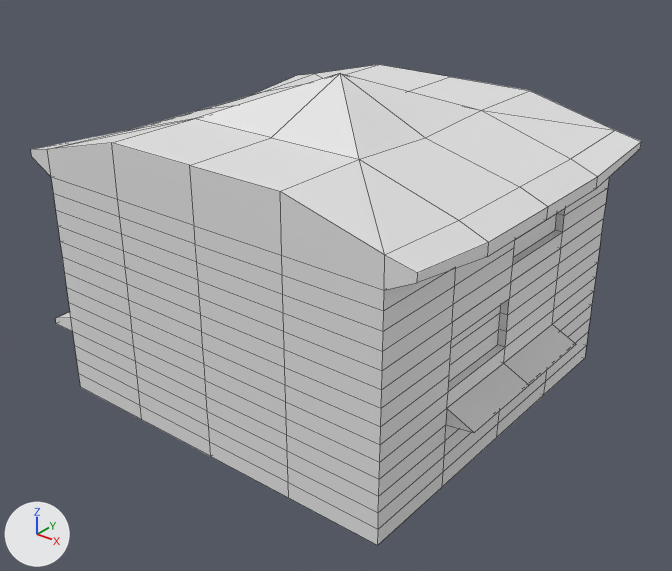
One commit to the FBX model Moped Mayhem v1.0/Assets/Meshes/Buildings/Envi_Building_China_002_Straight_002.fbx: the scene before it, then after it.
Rendered twice from a 50 mm lens placed at (19.5, -24.5, 18.9), pointed at (0.5, -0.8, 4.2). The axes (+X, +Y, +Z) are drawn at lower left. The lights are the same throughout. Mesh edges are drawn as thin lines. Materials are left out; every surface is plain grey. Where no turn or scale is listed for an object, it has been applied to the vertices.

The first picture shows 'Straight_Base', 'Straight_Mid', 'Straight_Roof'.
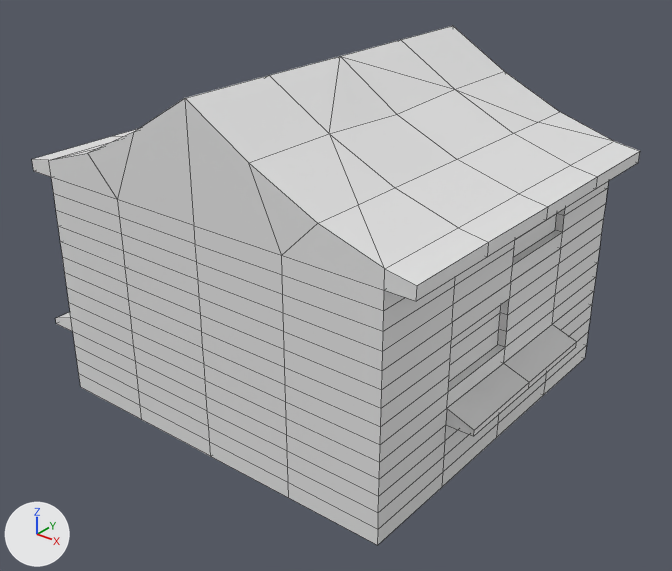
Edits to the bpy script that builds the scene:
```text
Change me_mesh:
    used by ob_straight_roof; location = (0.0, 0.0, 6.0)
    remove me_mesh.from_pydata(...)  # 146 vertices, 152 faces; spans x -8.0..8.0, y -7.0..7.0, z 0.0..5.7
    add me_mesh.from_pydata(...)  # 160 vertices, 168 faces; spans x -8.0..8.0, y -7.0..7.0, z 0.0..6.3
    me_mesh part 1
    20 faces are deleted
    8 vertices in x -8.0..8.0, y -7.0..7.0, z 3.2..3.4 move by (0.0, 0.0, -0.4)
    6 vertices in x -7.0..7.0, y -3.5..3.5, z 3.2 move by (0.0, 0.0, -0.2)
    4 vertices in x 0.0, y -7.0..7.0, z 4.3 move by (0.0, 0.0, 2.0)
    4 vertices in x 3.5, y -7.0..7.0, z 4.3 move by (-1.1, 0.0, 0.5)
    4 vertices in x -8.0..8.0, y -7.0..7.0, z 2.9 move by (0.0, 0.0, -0.5)
    4 vertices in x -3.5, y -7.0..7.0, z 4.3 move by (1.1, 0.0, 0.5)
    3 vertices move from x -3.5..3.5, y 0.0, z 4.1..5.7 to x -4.7..4.7, y 0.0, z 3.6..6.3
    14 vertices are added at x -4.8..4.8, y -7.0..7.0, z 3.7..4.7
    36 new faces join them
```

Where the change shows, as pixel boxes [x1, y1, x2, y2] in the pictures (672 x 571 px):
'Straight_Roof', reshaped (13% taller)
    before: [31, 65, 641, 370]
    after: [32, 26, 640, 370]
part 1 of me_mesh, built on
    before: [31, 65, 641, 290]
    after: [32, 26, 640, 301]
